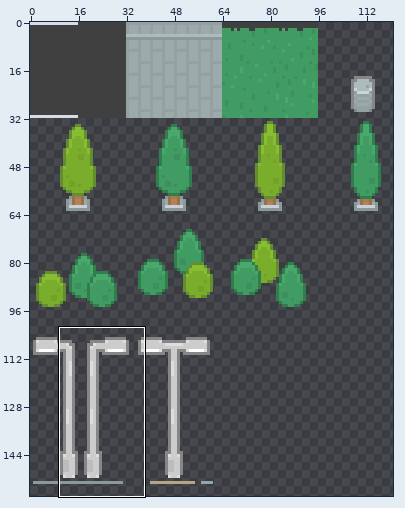
File history of a sprite sheet, res/tiles.png. Above: a wide view before the commit, with the close-up outlined.
Close-up. First the earlier version:
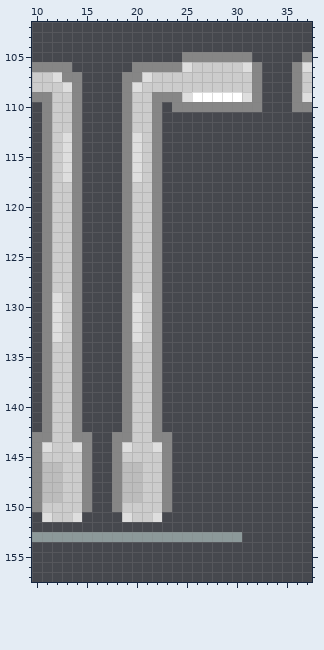
The file is 128x160 pixels. Colours within 5 levels of each other are drawn and written as one. Shown: x 10..37, y 102..157. The wide view leaves out empty margins.
After:
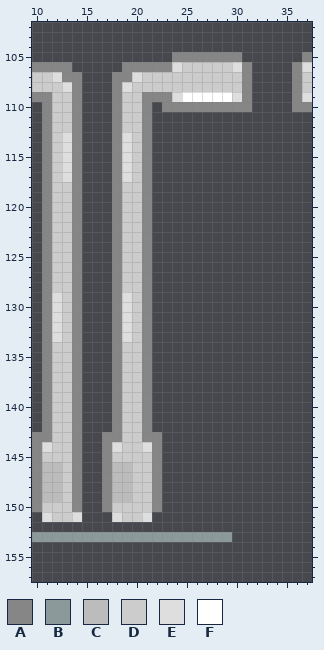
Palette (. is transparent): A #868686  B #8c999a  C #bcbcbc  D #cccccc  E #dedede  F #ffffff
The exact change:
Changed rows in their new state; - is an unchanged pixel.
first column x 14:
105 ----------A------.-
106 -----A----ED----EA.
107 ----A-ED---------A.
108 ----AED----------A.
109 ----AD-A--EF----EA.
110 ----AD-A.A--------.
111 ----AD-A.----------
112 ----AD-A.----------
113 ----AEDA.----------
114 ----AEDA.----------
115 ----AEDA.----------
116 ----AEDA.----------
117 ----AEDA.----------
118 ----AD-A.----------
119 ----AD-A.----------
120 ----AD-A.----------
121 ----AD-A.----------
122 ----AD-A.----------
123 ----AD-A.----------
124 ----AD-A.----------
125 ----AD-A.----------
126 ----AD-A.----------
127 ----AD-A.----------
128 ----AD-A.----------
129 ----AEDA.----------
130 ----AEDA.----------
131 ----AEDA.----------
132 ----AEDA.----------
133 ----AEDA.----------
134 ----AD-A.----------
135 ----AD-A.----------
136 ----AD-A.----------
137 ----AD-A.----------
138 ----AD-A.----------
139 ----AD-A.----------
140 ----AD-A.----------
141 ----AD-A.----------
142 ----AD-A.----------
143 -.-A-D-A-.---------
144 A.-AED-EA.---------
145 A.-AD---A.---------
146 A.-AC-D-A.---------
147 A.-AC-D-A.---------
148 A.-AC-D-A.---------
149 A.-AC-D-A.---------
150 A.-AD---A.---------
151 ----ED-E.----------
153 ----------------.--
Boxes around the changes in both close-ups, in picture pixels (x1, y1, x2, y2):
changed: (72, 52, 262, 522)
erased: (232, 532, 242, 542)
